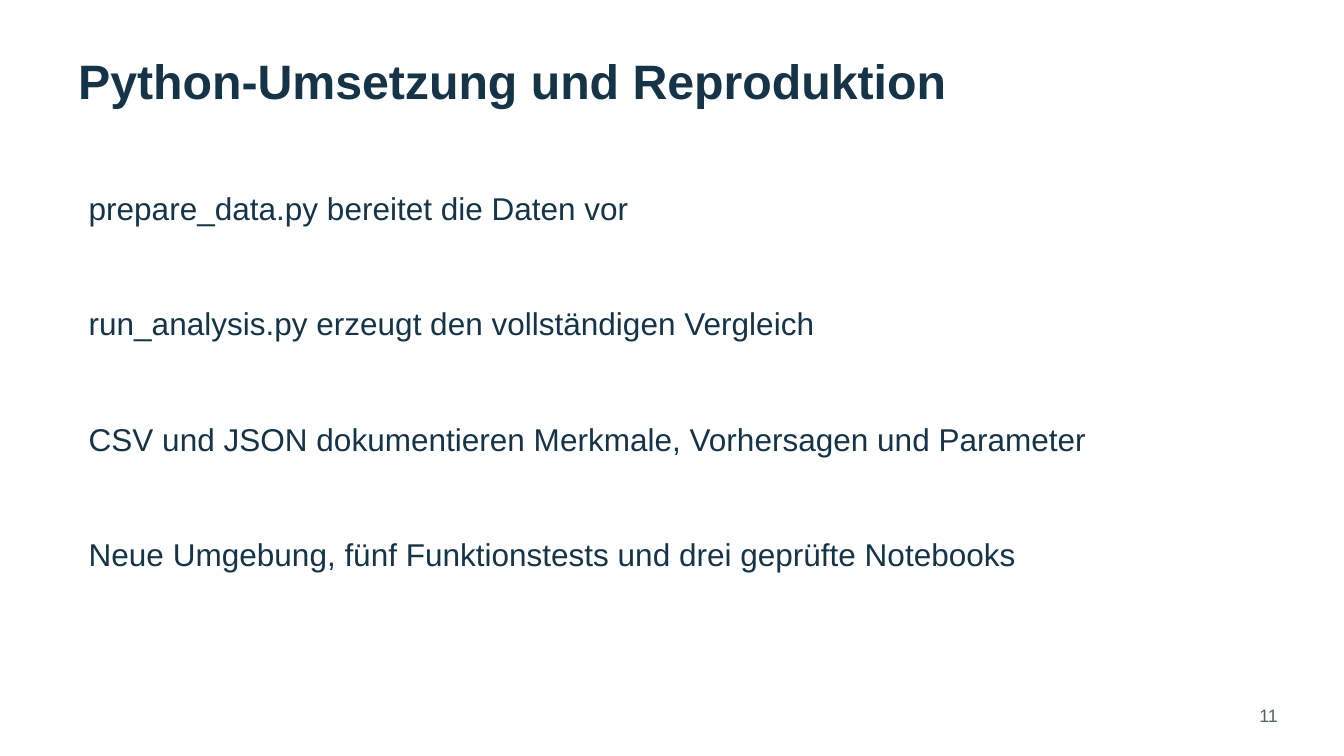
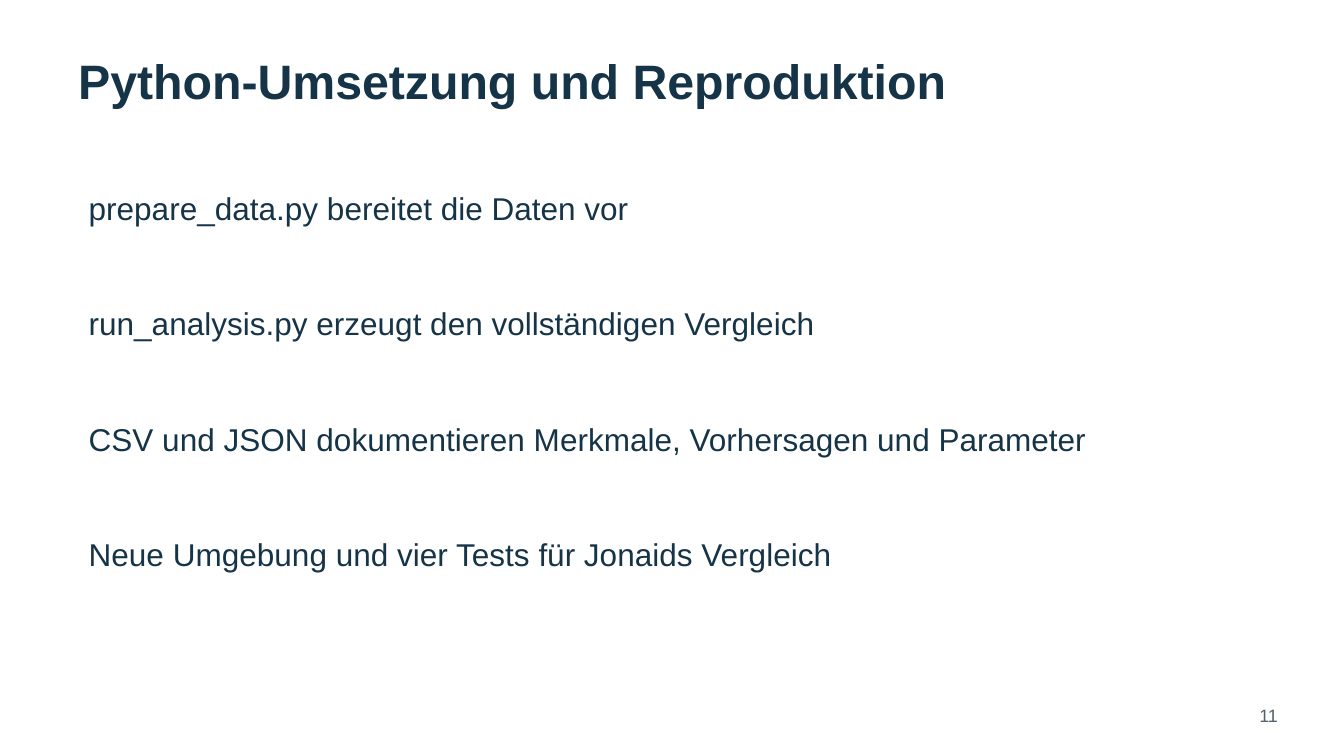
Before and after one commit to jonaidaydi/authorship-stylometry, a slide deck: slide 11 of presentation/ap_presentation_de.pptx. Drawn at 1344x756 pixels with LibreOffice and Linux fonts; fonts in the diff are those of the drawing. Boxes give left, top, right and bottom in pixels: in the first picture for what was removed or moved away, otherwise in the second. Text is boxed around its words. In the diff, an @@ line names an element or a change of style, - is before the commit and + after.

Commit message:
Restore Kai's original notebooks and separate contributions

```diff
--- a/presentation/ap_presentation_de.pptx
+++ b/presentation/ap_presentation_de.pptx
@@ text at [89,543,831,572]: text changed @@
-Neue Umgebung, fünf Funktionstests und drei geprüfte Notebooks
+Neue Umgebung und vier Tests für Jonaids Vergleich
```
Also in this commit, not shown: 14 other files.
